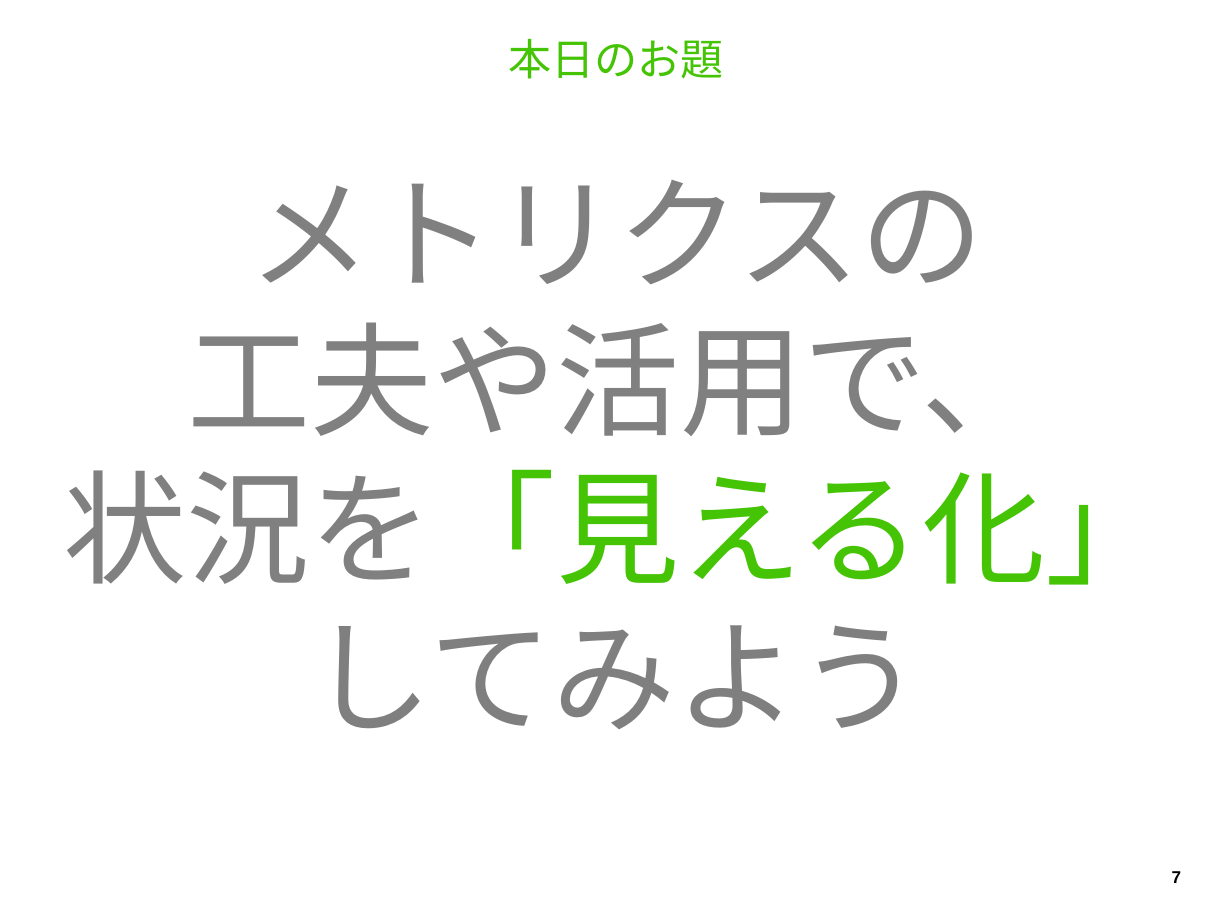
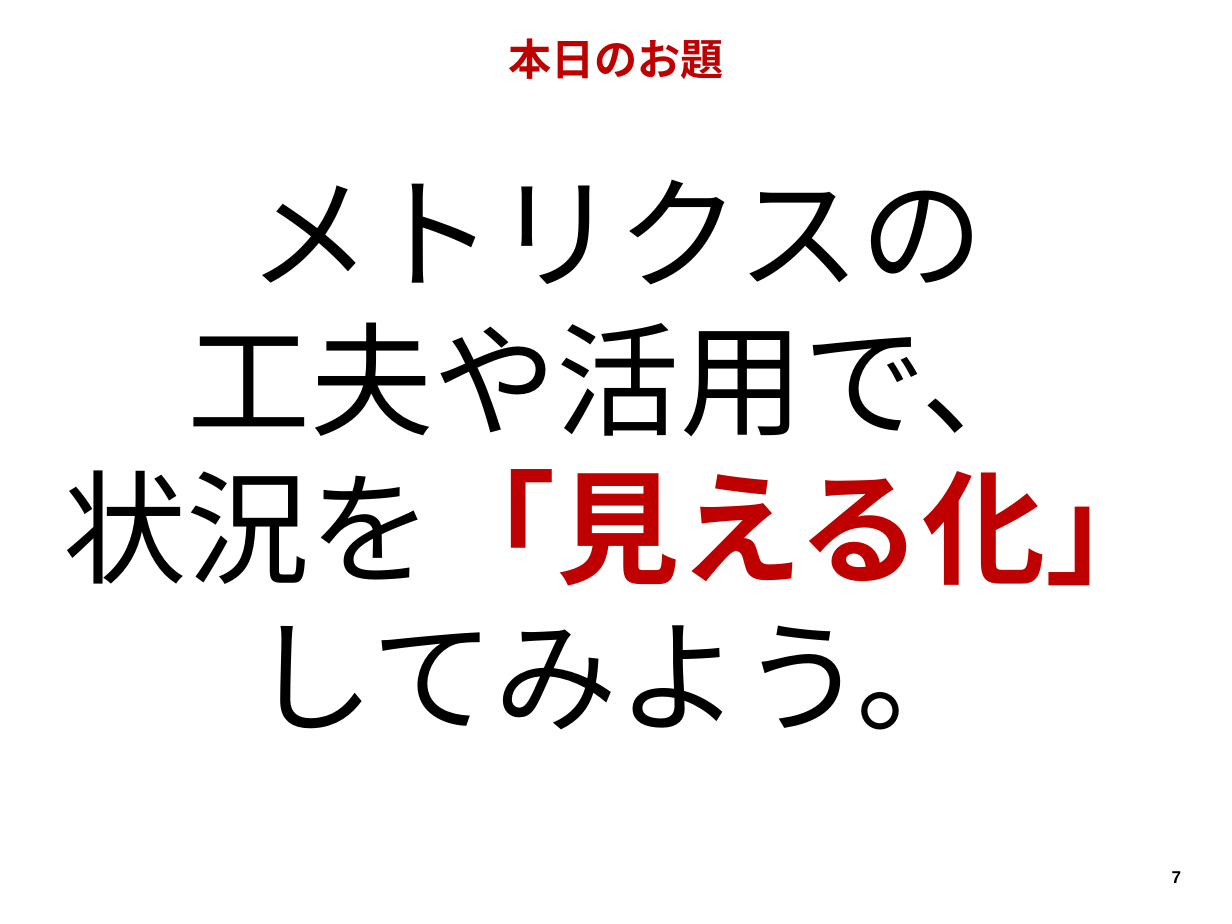
Before and after one commit to hageyahhoo/RSGT2018, a slide deck: slide 7 of MetricsWorkshop.pptx. Drawn at 1232x924 pixels with LibreOffice and Linux fonts; fonts in the diff are those of the drawing. Boxes give left, top, right and bottom in pixels: in the first picture for what was removed or moved away, otherwise in the second. Text is boxed around its words. In the diff, an @@ line names an element or a change of style, - is before the commit and + after.

```diff
--- a/MetricsWorkshop.pptx
+++ b/MetricsWorkshop.pptx
@@ title "本日のお題" at box(508, 38, 724, 79): font Noto Sans CJK JP to Arial, text colour #44C404 to #BF0000, bold on @@
@@ text at box(63, 179, 1168, 586): text colour #808080 to #000000 in "メトリクスの", "工夫や活用で、", "状況を「見える化」"; text colour #44C404 to #BF0000, bold on in "状況を「見える化」" @@
@@ text at box(252, 625, 980, 730): text changed; text colour #7F7F7F to #000000 @@
-してみよう
+してみよう。
```
Also in this commit, not shown: 34 other slides changed.
